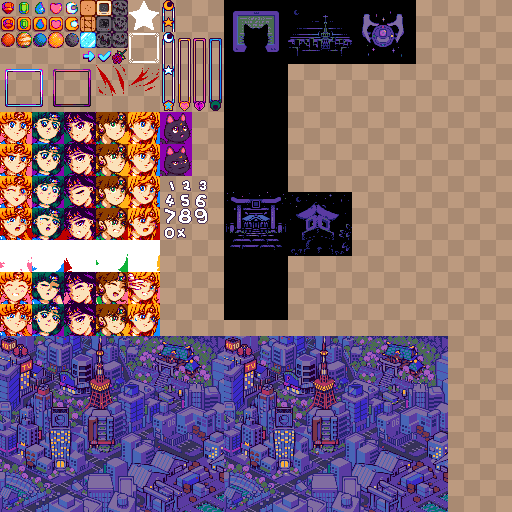
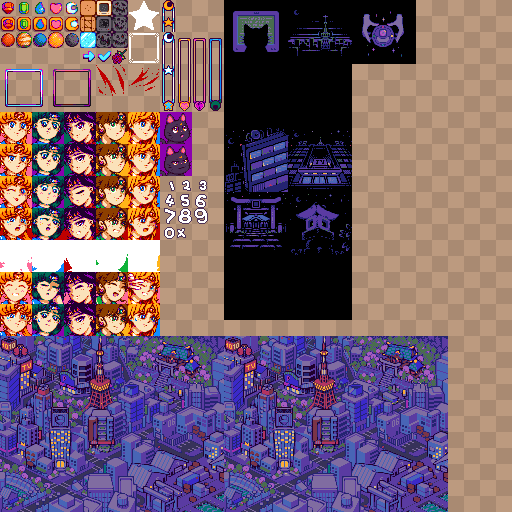
Comparing the layer stacks of the two 512×512 images. Changes:
added group "2" with 4 layers in group "tv" over [285, 130, 352, 189]
added layer "Layer 58" in group "2" over [288, 130, 352, 143]
added layer "Layer 57 copy 2" in group "2" over [285, 137, 352, 189]
added group "1" with 6 layers in group "tv" over [225, 128, 288, 192]
added layer "Layer 56" in group "1" over [226, 130, 244, 148]
added layer "Layer 55" in group "1" over [228, 138, 234, 144]
added layer "Layer 49 copy 2" in group "1" over [225, 128, 288, 192]
hid "Layer 54", moved it into group "1", painted on it over [225, 141, 288, 192]
hid "Layer 49" (3rd of 3, in "content" › "match3" › "cutscenes" › "tv" › "1"), moved it into group "1", painted on it over [247, 135, 277, 188]
painted on "Color Fill 6" over [288, 64, 352, 320]
